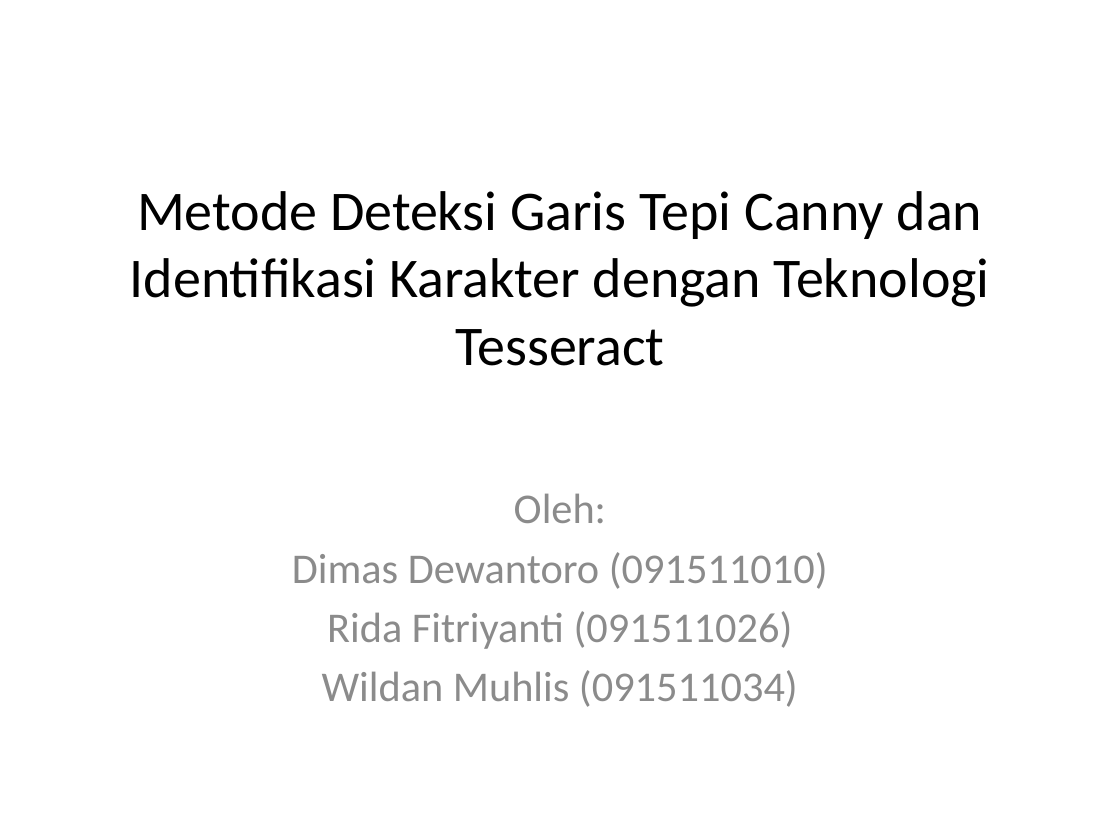
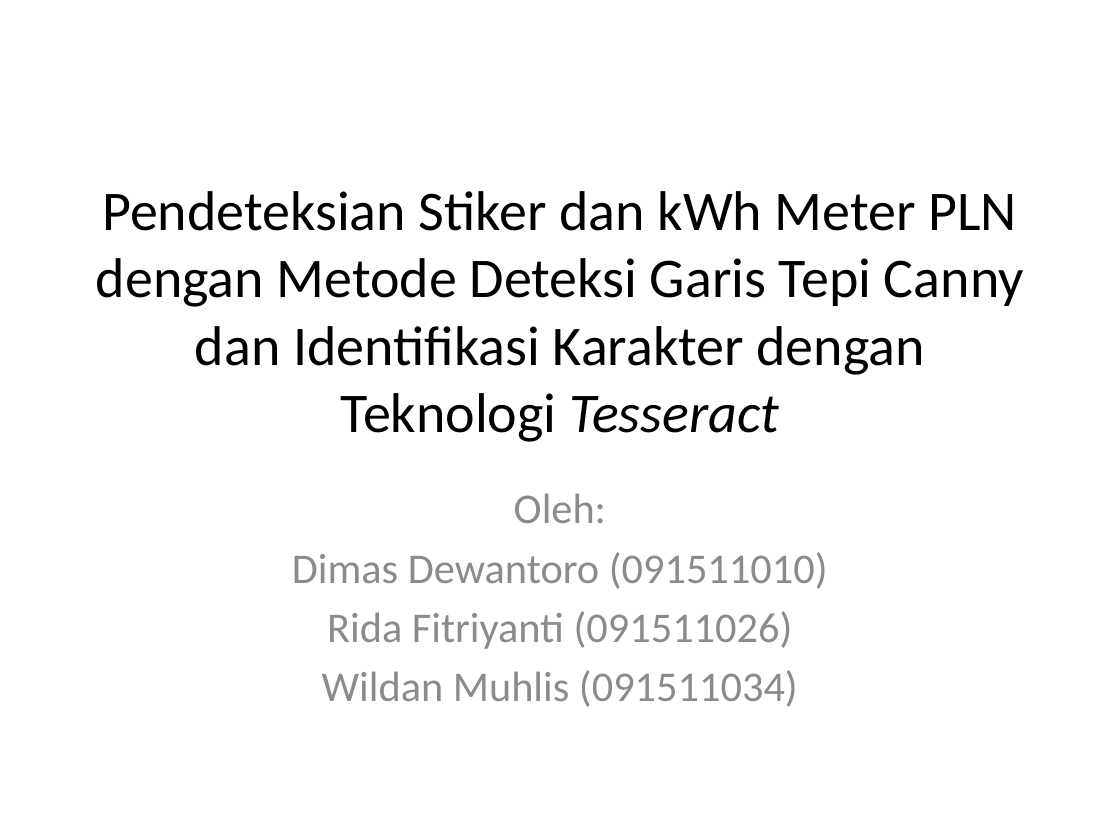
Before and after one commit to tbalci/pln-pcd, a slide deck: slide 1 of presentasi PCD.pptx. Drawn at 1120x840 pixels with LibreOffice and Linux fonts; fonts in the diff are those of the drawing. Boxes give left, top, right and bottom in pixels: in the first picture for what was removed or moved away, otherwise in the second. Text is boxed around its words. In the diff, an @@ line names an element or a change of style, - is before the commit and + after.

```diff
--- a/presentasi PCD.pptx
+++ b/presentasi PCD.pptx
@@ title at (96,191,1024,442): text changed @@
-Metode Deteksi Garis Tepi Canny dan Identifikasi Karakter dengan Teknologi Tesseract
+Pendeteksian Stiker dan kWh Meter PLN dengan Metode Deteksi Garis Tepi Canny dan Identifikasi Karakter dengan Teknologi Tesseract
```
Also in this commit, not shown: 4 other slides changed, 8 slides added, 2 slides removed.
